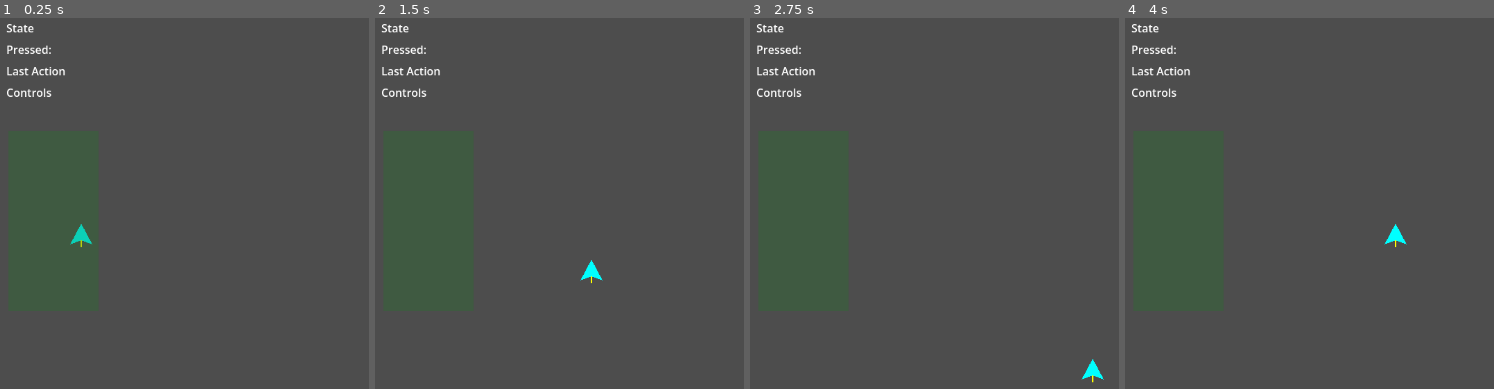
Above: before the commit, frames 1-4 (left to right).
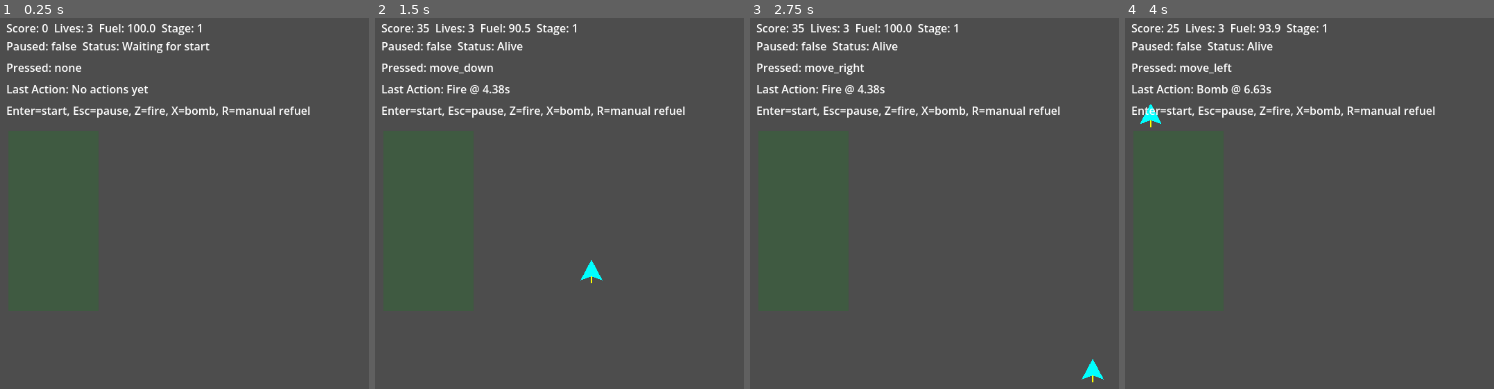
Above: after the commit, the same moments.

Repository: cbremer/starkiller-space-game
Game: Godot game, scene res://scenes/Main.tscn
Two runs of this game, one before a commit and one after it. Both use one fixed random seed, a clock stepped at 60 frames per second and the inputs below.
Inputs:
- Up to frame 1 (0.25 s): no input
- Up to frame 2 (1.5 s): tap Enter (start) at 0.5 s; hold Right (move_right) 0.53-1.28 s; tap X (bomb) at 0.6 s; hold Down (move_down) from 1.28 s (still down); tap Z (fire) at 1.35 s
- Up to frame 3 (2.75 s): release Down (move_down) at 2.03 s; hold Right (move_right) from 2.03 s (still down); hold R (refuel) from 2.03 s (still down)
- Up to frame 4 (4 s): release Right (move_right) at 2.78 s; release R (refuel) at 2.78 s; hold Up (move_up) 2.78-3.53 s; tap Enter (start) at 2.85 s; hold Left (move_left) from 3.53 s (still down); tap X (bomb) at 3.6 s

The runs differ from the first frame. In frame 1, 3.4% of the frame differs, in the area x 1-85%, y 1-62%; in frame 2, 3.1%; in frame 3, 3.1%; in frame 4, 3.4%.
Error before the commit: Parse Error: Cannot find member "join" in base "Array". (res://scripts/main.gd:76)

Commit message:
Fix Godot 4.6 input debug join parse error

Diff:
--- a/scripts/main.gd
+++ b/scripts/main.gd
@@ -73,4 +73,5 @@
 	for action in ["move_up", "move_down", "move_left", "move_right", "fire", "bomb", "start", "pause"]:
 		if Input.is_action_pressed(action):
 			pressed_actions.append(action)
-	input_label.text = "Pressed: %s" % (["none"] if pressed_actions.is_empty() else pressed_actions).join(", ")
+	var pressed_text := "none" if pressed_actions.is_empty() else ", ".join(pressed_actions)
+	input_label.text = "Pressed: %s" % pressed_text
